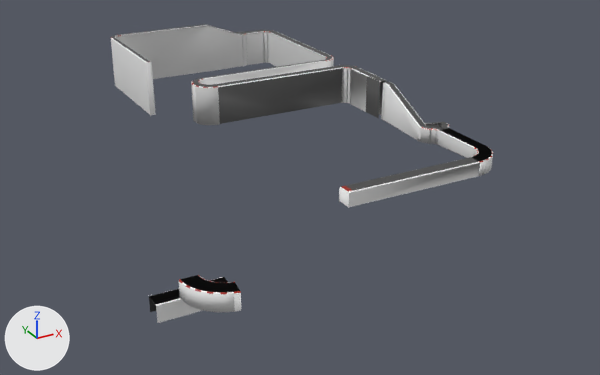
Before and after pictures for a commit that changed the Blender file Tracks/npn_active.blend.
One viewpoint serves both versions: a camera (50 mm lens) standing at (-642.0, -1263.0, 434.0) and looking at (-11.0, -115.0, -140.0). Arrows for +X, +Y and +Z are at lower left; the lights stay in place.

The scene before the commit, as lines of its bpy script (objects in view):
```python
me_plane = bpy.data.meshes.new('Plane')
me_plane.from_pydata(...)  # 7242 vertices, 4000 faces, 1 loose edge; spans x -73.0..64.0, y -76.0..84.0, z -11.0..12.0
me_plane.materials.append(mat_material)  # picture img_imphenziapalette01_256_gradient_png
me_plane_001 = bpy.data.meshes.new('Plane.001')
me_plane_001.from_pydata(...)  # 569 vertices, 525 faces; spans x -85.14..-73.99, y -103.21..-93.69, z -6.81..-1.82
me_plane_001.polygons.foreach_set('use_smooth', [True] * 525)
me_plane_001.materials.append(mat_material)  # picture img_imphenziapalette01_256_gradient_png
me_plane_003 = bpy.data.meshes.new('Plane.003')
me_plane_003.from_pydata(...)  # 72 vertices, 32 faces; spans x -89.9..-48.0, y -91.0..-58.0, z -14.7..-9.3
me_plane_003.polygons.foreach_set('use_smooth', [True] * 32)
me_plane_003.materials.append(mat_material)  # picture img_imphenziapalette01_256_gradient_png
ob_track = bpy.data.objects.new('Track', me_plane)
ob_track.location = (0.0, 0.0, 0.0)
ob_track.scale = (4.53, 5.66, 4.53)
ob_track_001 = bpy.data.objects.new('Track.001', me_plane_001)
ob_track_001.location = (0.0, 0.0, 0.0)
ob_track_001.scale = (4.53, 5.66, 4.53)
ob_track_002 = bpy.data.objects.new('Track.002', me_plane_003)
ob_track_002.location = (0.0, 0.0, 0.0)
ob_track_002.scale = (4.53, 5.66, 4.53)
```
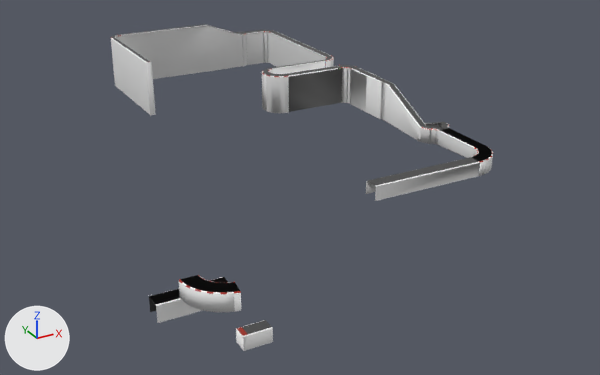
Edits to the bpy script that builds the scene:
```text
Change me_plane:
    used by ob_track; location = (0.0, 0.0, 0.0); scale = (4.53, 5.66, 4.53)
    remove me_plane.from_pydata(...)  # 7242 vertices, 4000 faces, 1 loose edge; spans x -73.0..64.0, y -76.0..84.0, z -11.0..12.0
    add me_plane.from_pydata(...)  # 7317 vertices, 3951 faces, 184 loose edges; spans x -73.0..64.0, y -76.0..84.0, z -11.0..12.0
    me_plane part 1: 7 vertices moved within x -30.0..30.0, y 0.0..7.0, z -9.0..6.0; 15 vertices removed from x -31.0..30.0, y 0.0..9.0, z -9.0..6.0; 372 vertices added at x -2.0..28.0, y -18.0..9.0, z -9.0..6.0
    me_plane part 2: 2 vertices moved from x -21.0, y -72.0, z -9.0..-4.0 to x -12.0, y -72.0, z -9.0..-4.0; 316 vertices removed from x -48.0..-10.0, y -75.0..-48.0, z -11.0..-4.0; 10 vertices added at x -12.0, y -72.0..-67.0, z -9.0..-4.0
    me_plane part 3: 5 kept faces spanning x 32.0, y -42.0..-14.0, z -9.0..6.0 get new texture (UV) coordinates
Add me_plane_004:
    me_plane_004.from_pydata(...)  # 40 vertices, 26 faces; spans x -23.1..-13.66, y -62.97..-58.82, z -8.41..-3.26
    me_plane_004.polygons.foreach_set('use_smooth', [True] * 26)
    me_plane_004.materials.append(mat_material)  # picture img_imphenziapalette01_256_gradient_png
Add ob_track_003:
    ob_track_003 = bpy.data.objects.new('Track.003', me_plane_004)
    ob_track_003.location = (-160.0, -68.0, -166.0)
    ob_track_003.scale = (4.53, 5.66, 4.53)
```

Boxes [x1, y1, x2, y2] around the edits, measured in the pictures (600 x 375 px):
'Track', reshaped: before [111, 24, 493, 208]; after [111, 24, 493, 201]
'Track.003', added: after [236, 320, 273, 351]
part 1 of me_plane, built on: before [192, 61, 328, 120]; after [262, 60, 342, 113]
part 2 of me_plane, cut back: before [339, 157, 480, 208]; after [366, 157, 480, 201]
part 3 of me_plane, surface changed: [366, 75, 380, 119] in both
